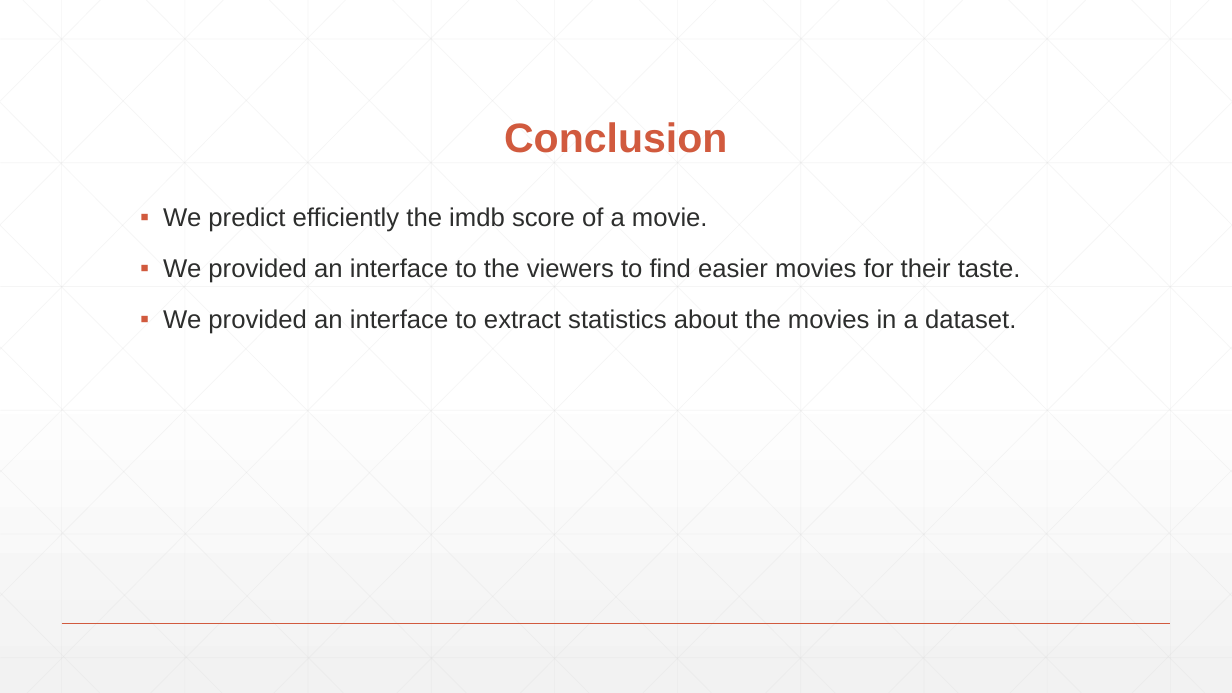
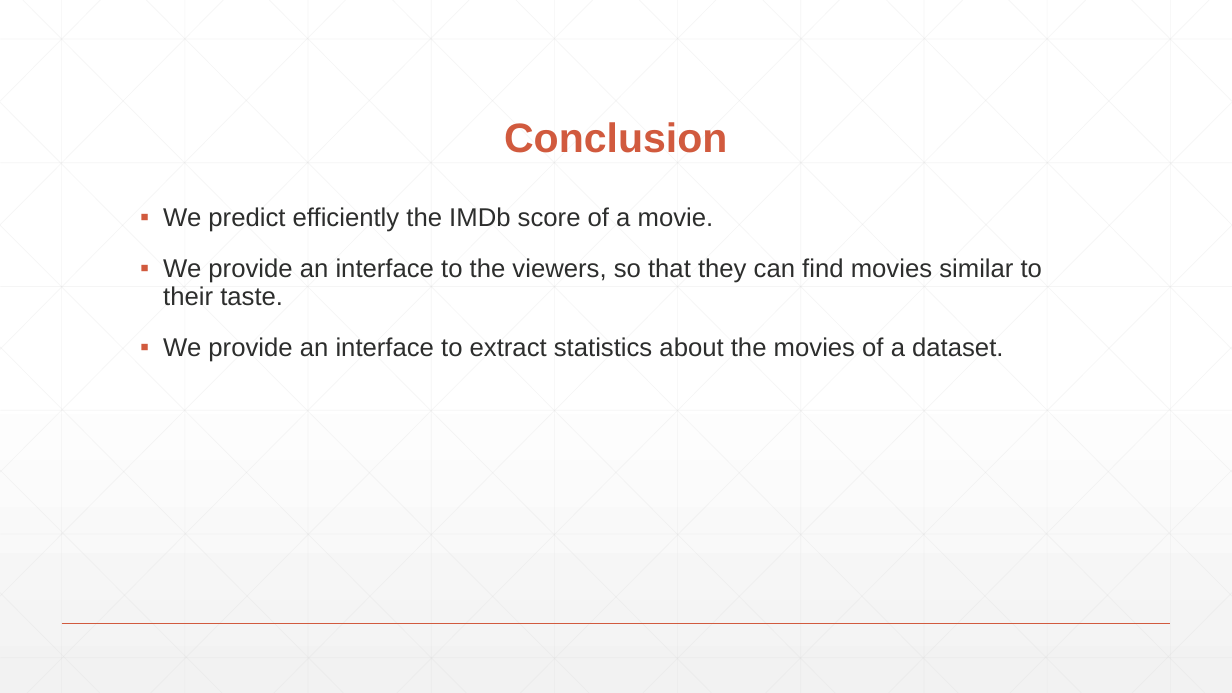
Before and after one commit to mipach/imdb, a slide deck: slide 17 of presentation/RIPLE.pptx. Drawn at 1232x693 pixels with LibreOffice and Linux fonts; fonts in the diff are those of the drawing. Boxes give left, top, right and bottom in pixels: in the first picture for what was removed or moved away, otherwise in the second. Text is boxed around its words. In the diff, an @@ line names an element or a change of style, - is before the commit and + after.

```diff
--- a/presentation/RIPLE.pptx
+++ b/presentation/RIPLE.pptx
@@ text at (163,207,1042,362): text changed @@
-▪ We predict efficiently the imdb score of a movie.
-▪ We provided an interface to the viewers to find easier movies for their taste.
-▪ We provided an interface to extract statistics about the movies in a dataset.
+▪ We predict efficiently the IMDb score of a movie.
+▪ We provide an interface to the viewers, so that they can find movies similar to their taste.
+▪ We provide an interface to extract statistics about the movies of a dataset.
```
Also in this commit, not shown: 10 other slides changed, 1 slide removed.
